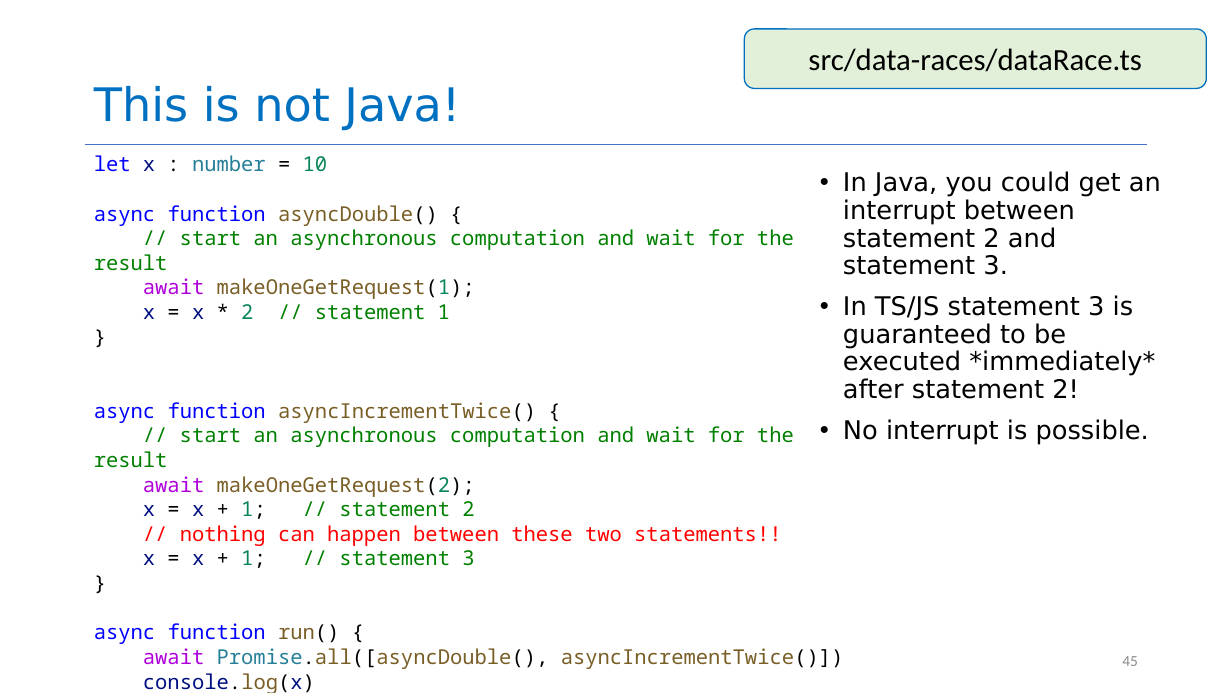
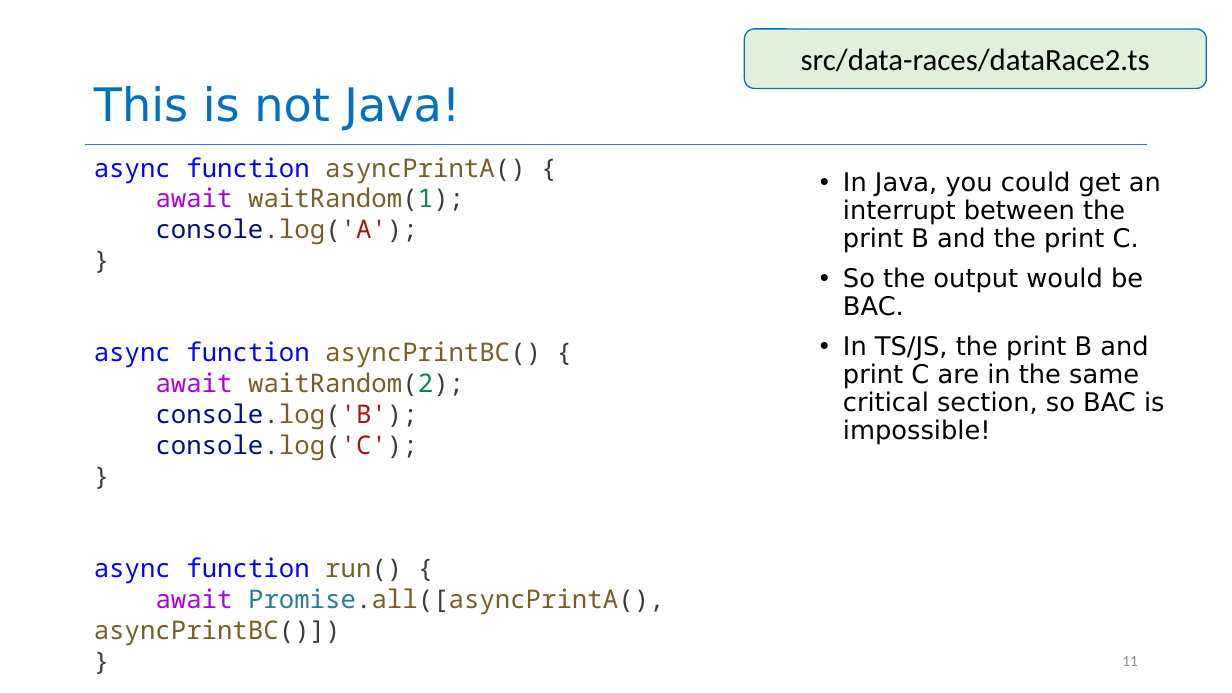
Before and after one commit to yashburshe/CS4530-Fall-2025, a slide deck: slide 11 of Slides/Module 06 Concurrency Patterns in Typescript.pptx (slide 45 before the commit). Drawn at 1232x693 pixels with LibreOffice and Linux fonts; fonts in the diff are those of the drawing. Boxes give left, top, right and bottom in pixels: in the first picture for what was removed or moved away, otherwise in the second. Text is boxed around its words. In the diff, an @@ line names an element or a change of style, - is before the commit and + after.

Commit message:
updated m06 slides

```diff
--- a/Slides/Module 06 Concurrency Patterns in Typescript.pptx
+++ b/Slides/Module 06 Concurrency Patterns in Typescript.pptx
@@ text in rounded rectangle at <box>801,48,1150,72</box>: text changed @@
-src/data-races/dataRace.ts
+src/data-races/dataRace2.ts
@@ text at <box>94,157,665,646</box>: paragraph added @@
+run()
@@ text at <box>94,157,526,245</box>: text changed; size 16 to 20 pt; text colour #008000 to #795E26 @@
-let x : number = 10
-async function asyncDouble() {
-// start an asynchronous computation and wait for the result
-await makeOneGetRequest(1);
-x = x * 2 // statement 1
+async function asyncPrintA() {
+await waitRandom(1);
+console.log('A');
@@ text at <box>843,171,1164,444</box>: text changed @@
-• In Java, you could get an interrupt between statement 2 and statement 3.
-• In TS/JS statement 3 is guaranteed to be executed *immediately* after statement 2!
-• No interrupt is possible.
+• In Java, you could get an interrupt between the print B and the print C.
+• So the output would be BAC.
+• In TS/JS, the print B and print C are in the same critical section, so BAC is impossible!
@@ text at <box>94,341,541,461</box>: text changed; size 16 to 20 pt; text colour #008000 to #795E26 @@
-async function asyncIncrementTwice() {
-// start an asynchronous computation and wait for the result
-await makeOneGetRequest(2);
-x = x + 1; // statement 2
-// nothing can happen between these two statements!!
-x = x + 1; // statement 3
+async function asyncPrintBC() {
+await waitRandom(2);
+console.log('B');
+console.log('C');
@@ text at <box>94,557,402,584</box>: size 16 to 20 pt in "}", "}", "async function run() {", "}"; text colour #000000 to #3B3B3B in "}", "}", "run() {", "}" @@
@@ text at <box>94,588,665,646</box>: text changed; size 16 to 20 pt @@
-await Promise.all([asyncDouble(), asyncIncrementTwice()])
-console.log(x)
+await Promise.all([asyncPrintA(), asyncPrintBC()])
@@ page number at <box>1122,656,1138,666</box>: text changed @@
-45
+11
```
Also in this commit, not shown: 9 other slides changed, 1 slide added, 23 slides removed.
